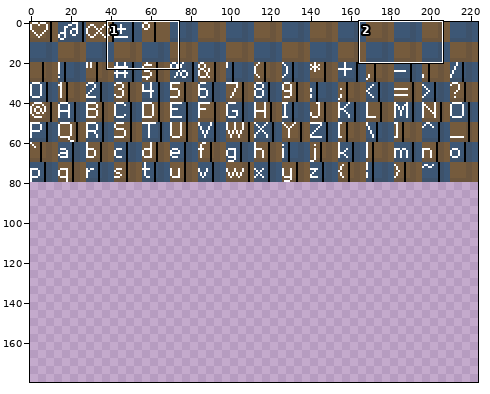
Two versions of one sprite sheet, trunk/bit7/dfx-snooty.png. The picture above shows the old version from afar; the outline marks the close-up.
Close-up. First the earlier version:
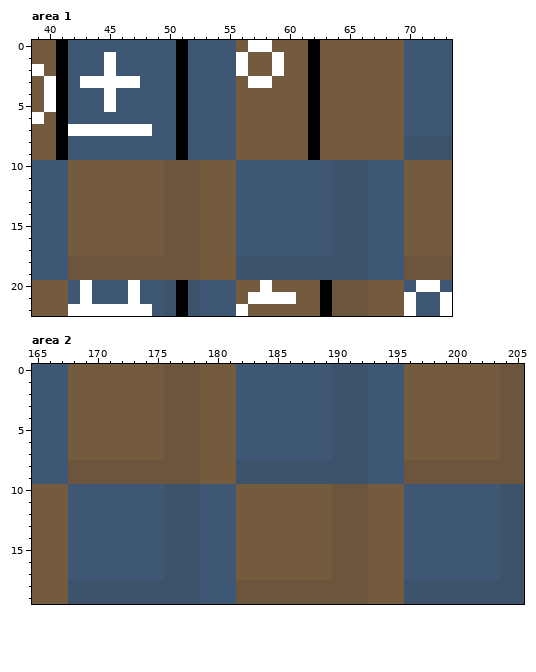
The file is 224x80 pixels. Shown: area 1: x 39..73, y 0..22; area 2: x 165..205, y 0..19. The old version is drawn lined up with the new one, on the new canvas. The commit also changed other parts of the picture, which this record leaves out.
The same view after the edit:
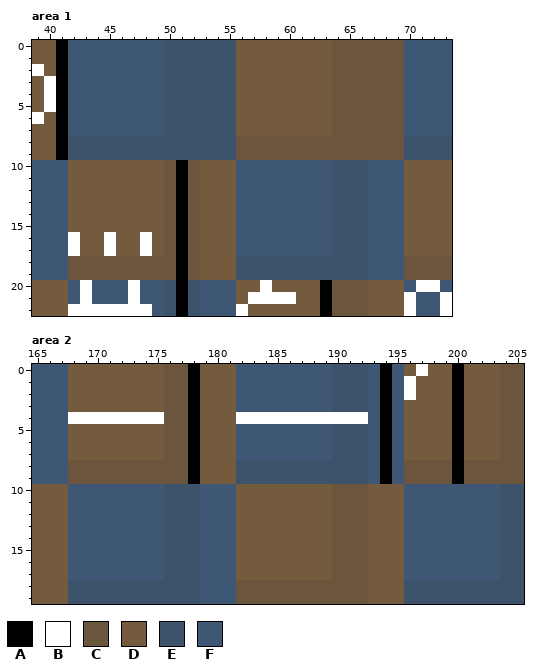
Palette (. is transparent): A #000000  B #ffffff  C #6b553d  D #755b3d  E #3d526b  F #3d5775
Edits made:
canvas 224x80 -> 224x180
--- area 1
@@ x 39..73 @@
- 0 DDAFFFFFFFFFAFFFFDBBDDDADDDDDDDFFFF
- 1 DDAFFFBFFFFFAFFFFBDDBDDADDDDDDDFFFF
- 2 BDAFFFBFFFFFAFFFFBDDBDDADDDDDDDFFFF
- 3 DBAFBBBBBFFFAFFFFDBBDDDADDDDDDDFFFF
- 4 DBAFFFBFFFFFAFFFFDDDDDDADDDDDDDFFFF
- 5 DBAFFFBFFFFFAFFFFDDDDDDADDDDDDDFFFF
- 6 BDAFFFFFFFFFAFFFFDDDDDDADDDDDDDFFFF
- 7 DDABBBBBBBFFAFFFFDDDDDDADDDDDDDFFFF
- 8 DDAFFFFFFFFFAFFFFDDDDDDADDDDDDDEEEE
- 9 DDAFFFFFFFFFAFFFFDDDDDDADDDDDDDEEEE
-10 FFFDDDDDDDDCCCDDDFFFFFFFFEEEFFFDDDD
-11 FFFDDDDDDDDCCCDDDFFFFFFFFEEEFFFDDDD
-12 FFFDDDDDDDDCCCDDDFFFFFFFFEEEFFFDDDD
-13 FFFDDDDDDDDCCCDDDFFFFFFFFEEEFFFDDDD
-14 FFFDDDDDDDDCCCDDDFFFFFFFFEEEFFFDDDD
-15 FFFDDDDDDDDCCCDDDFFFFFFFFEEEFFFDDDD
-16 FFFDDDDDDDDCCCDDDFFFFFFFFEEEFFFDDDD
-17 FFFDDDDDDDDCCCDDDFFFFFFFFEEEFFFDDDD
-18 FFFCCCCCCCCCCCDDDEEEEEEEEEEEFFFCCCC
-19 FFFCCCCCCCCCCCDDDEEEEEEEEEEEFFFCCCC
+ 0 DDAFFFFFFFFEEEEEEDDDDDDDDCCCCCCFFFF
+ 1 DDAFFFFFFFFEEEEEEDDDDDDDDCCCCCCFFFF
+ 2 BDAFFFFFFFFEEEEEEDDDDDDDDCCCCCCFFFF
+ 3 DBAFFFFFFFFEEEEEEDDDDDDDDCCCCCCFFFF
+ 4 DBAFFFFFFFFEEEEEEDDDDDDDDCCCCCCFFFF
+ 5 DBAFFFFFFFFEEEEEEDDDDDDDDCCCCCCFFFF
+ 6 BDAFFFFFFFFEEEEEEDDDDDDDDCCCCCCFFFF
+ 7 DDAFFFFFFFFEEEEEEDDDDDDDDCCCCCCFFFF
+ 8 DDAEEEEEEEEEEEEEECCCCCCCCCCCCCCEEEE
+ 9 DDAEEEEEEEEEEEEEECCCCCCCCCCCCCCEEEE
+10 FFFDDDDDDDDCACDDDFFFFFFFFEEEFFFDDDD
+11 FFFDDDDDDDDCACDDDFFFFFFFFEEEFFFDDDD
+12 FFFDDDDDDDDCACDDDFFFFFFFFEEEFFFDDDD
+13 FFFDDDDDDDDCACDDDFFFFFFFFEEEFFFDDDD
+14 FFFDDDDDDDDCACDDDFFFFFFFFEEEFFFDDDD
+15 FFFDDDDDDDDCACDDDFFFFFFFFEEEFFFDDDD
+16 FFFBDDBDDBDCACDDDFFFFFFFFEEEFFFDDDD
+17 FFFBDDBDDBDCACDDDFFFFFFFFEEEFFFDDDD
+18 FFFCCCCCCCCCACDDDEEEEEEEEEEEFFFCCCC
+19 FFFCCCCCCCCCACDDDEEEEEEEEEEEFFFCCCC
 20 DDDFBFFFBFFEAEFFFDDBDDDDACCCDDDFBBF
--- area 2
@@ x 165..205 @@
- 0 FFFDDDDDDDDCCCDDDFFFFFFFFEEEFFFDDDDDDDDCC
- 1 FFFDDDDDDDDCCCDDDFFFFFFFFEEEFFFDDDDDDDDCC
- 2 FFFDDDDDDDDCCCDDDFFFFFFFFEEEFFFDDDDDDDDCC
- 3 FFFDDDDDDDDCCCDDDFFFFFFFFEEEFFFDDDDDDDDCC
- 4 FFFDDDDDDDDCCCDDDFFFFFFFFEEEFFFDDDDDDDDCC
- 5 FFFDDDDDDDDCCCDDDFFFFFFFFEEEFFFDDDDDDDDCC
- 6 FFFDDDDDDDDCCCDDDFFFFFFFFEEEFFFDDDDDDDDCC
- 7 FFFDDDDDDDDCCCDDDFFFFFFFFEEEFFFDDDDDDDDCC
- 8 FFFCCCCCCCCCCCDDDEEEEEEEEEEEFFFCCCCCCCCCC
- 9 FFFCCCCCCCCCCCDDDEEEEEEEEEEEFFFCCCCCCCCCC
+ 0 FFFDDDDDDDDCCADDDFFFFFFFFEEEFAFDBDDADDDCC
+ 1 FFFDDDDDDDDCCADDDFFFFFFFFEEEFAFBDDDADDDCC
+ 2 FFFDDDDDDDDCCADDDFFFFFFFFEEEFAFBDDDADDDCC
+ 3 FFFDDDDDDDDCCADDDFFFFFFFFEEEFAFDDDDADDDCC
+ 4 FFFBBBBBBBBCCADDDBBBBBBBBBBBFAFDDDDADDDCC
+ 5 FFFDDDDDDDDCCADDDFFFFFFFFEEEFAFDDDDADDDCC
+ 6 FFFDDDDDDDDCCADDDFFFFFFFFEEEFAFDDDDADDDCC
+ 7 FFFDDDDDDDDCCADDDFFFFFFFFEEEFAFDDDDADDDCC
+ 8 FFFCCCCCCCCCCADDDEEEEEEEEEEEFAFCCCCACCCCC
+ 9 FFFCCCCCCCCCCADDDEEEEEEEEEEEFAFCCCCACCCCC
 10 DDDFFFFFFFFEEEFFFDDDDDDDDCCCDDDFFFFFFFFEE
Where, in picture pixels (left, top, right, bottom), the same in both close-ups:
changed: (68, 40, 404, 280)
changed: (68, 364, 464, 484)
